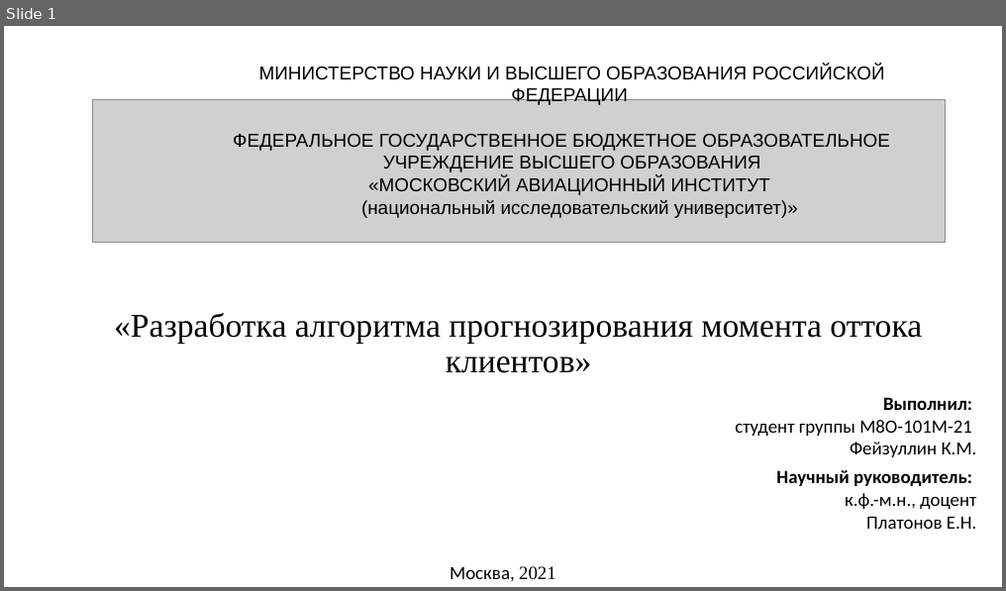
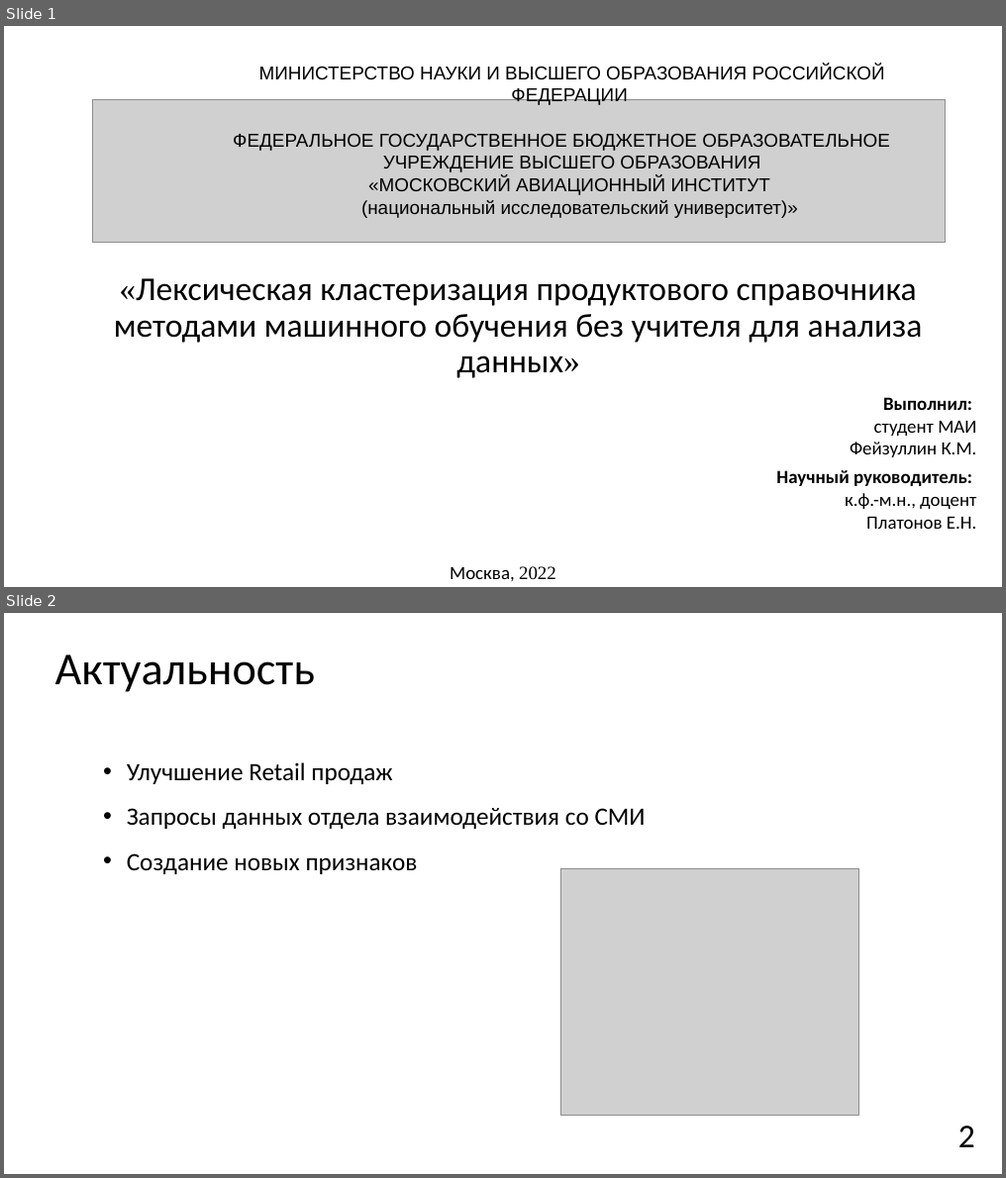
Before and after one commit to JacKira/MastersDegree, a slide deck: Отчет/speech.pptx. Shown one above the other, each under a label of ours: slide 1 before the commit, slides 1 and 2 after it. The pictures are 1006x591 and 1006x1178 pixels, drawn with LibreOffice and Linux fonts; fonts in the diff are those of the drawing; grey boxes stand for pictures. Boxes give left, top, right and bottom in pixels: in the first picture for what was removed or moved away, otherwise in the second. Text is boxed around its words. In the diff, an @@ line names an element or a change of style, - is before the commit and + after.

```diff
--- a/Отчет/speech.pptx
+++ b/Отчет/speech.pptx
@@ slide 2 added at [4,613,1002,1174], background #FFFFFF @@
@@ title added at [55,655,315,692], 44 pt, text #000000 @@
+Актуальность
@@ text added at [127,762,646,874], 24 pt, text #000000 @@
+• Улучшение Retail продаж
+• Запросы данных отдела взаимодействия со СМИ
+• Создание новых признаков
@@ picture added at [560,869,859,1115] @@
@@ page number added at [958,1126,975,1148], 32 pt, text #000000 @@
+2
@@ slide 1 changed as well @@
@@ title at [114,278,923,378]: text changed; font Times New Roman to Calibri @@
-«Разработка алгоритма прогнозирования момента оттока клиентов»
+«Лексическая кластеризация продуктового справочника методами машинного обучения без учителя для анализа данных»
@@ text at [874,421,976,436]: text changed @@
-студент группы М8О-101М-21
+студент МАИ
@@ text at [450,567,556,581]: text changed @@
-Москва, 2021
+Москва, 2022
```
Also in this commit, not shown: 1 other slide changed, 7 other slides added, 2 slides removed, 14 other files.
